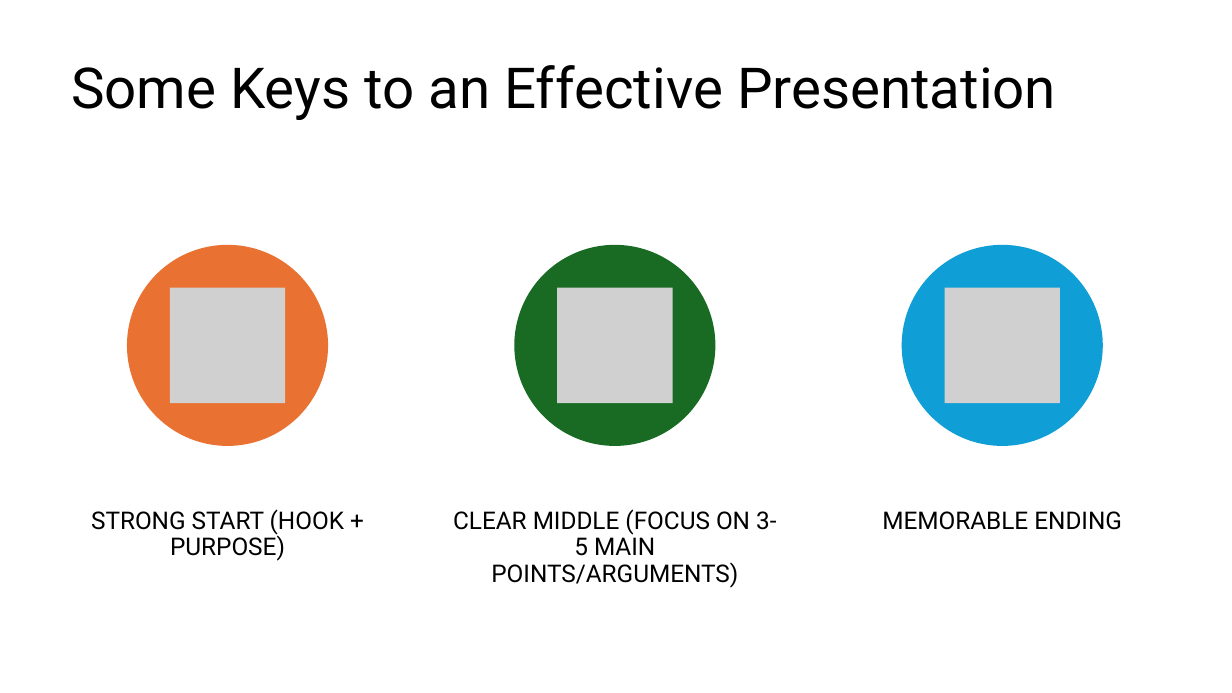
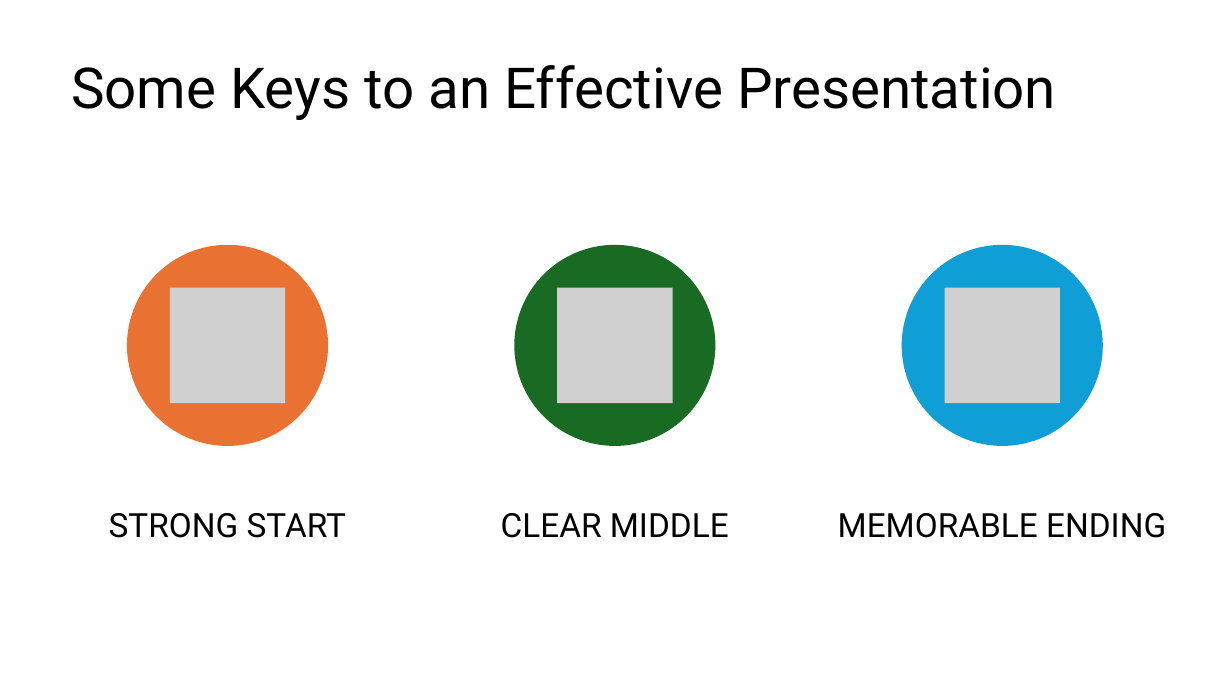
Before and after one commit to BridgesLab/FellowshipWorkshopDocuments, a slide deck: slide 6 of Documents/Slides/Effective Presentations.pptx. Drawn at 1232x693 pixels with LibreOffice and Linux fonts; fonts in the diff are those of the drawing; grey boxes stand for pictures. Boxes give left, top, right and bottom in pixels: in the first picture for what was removed or moved away, otherwise in the second. Text is boxed around its words. In the diff, an @@ line names an element or a change of style, - is before the commit and + after.

Commit message:
Finished slides for effective presentations

```diff
--- a/Documents/Slides/Effective Presentations.pptx
+++ b/Documents/Slides/Effective Presentations.pptx
@@ text "MEMORABLE ENDING" at [838, 513, 1166, 538]: size 19 to 26 pt; more space between paragraphs @@
@@ text at [109, 513, 346, 538]: text changed; size 19 to 26 pt @@
-STRONG START (HOOK + PURPOSE)
+STRONG START
@@ text at [501, 513, 729, 538]: text changed; size 19 to 26 pt @@
-CLEAR MIDDLE (FOCUS ON 3-5 MAIN POINTS/ARGUMENTS)
+CLEAR MIDDLE
```
Also in this commit, not shown: 2 other slides changed.
